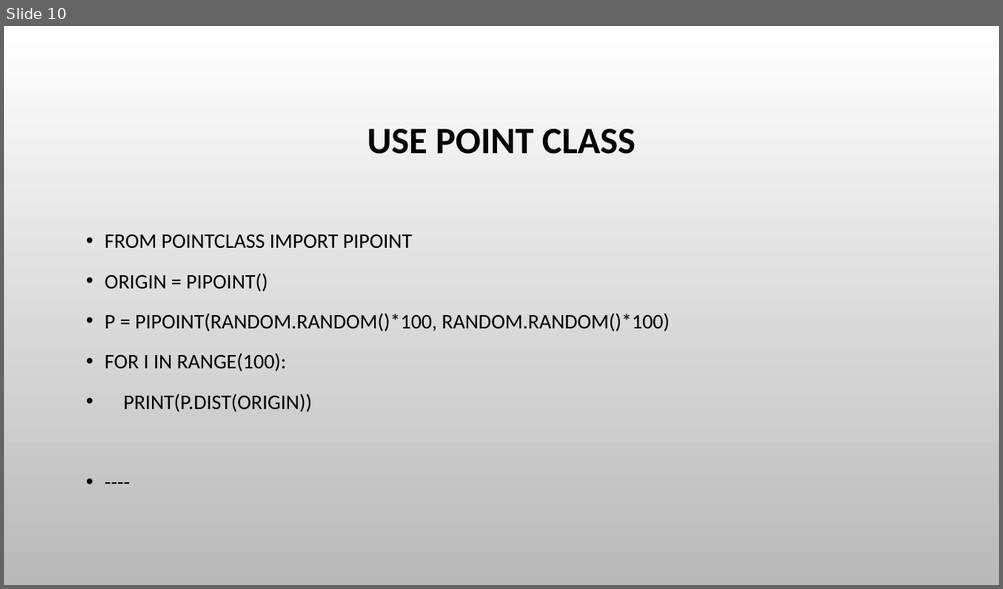
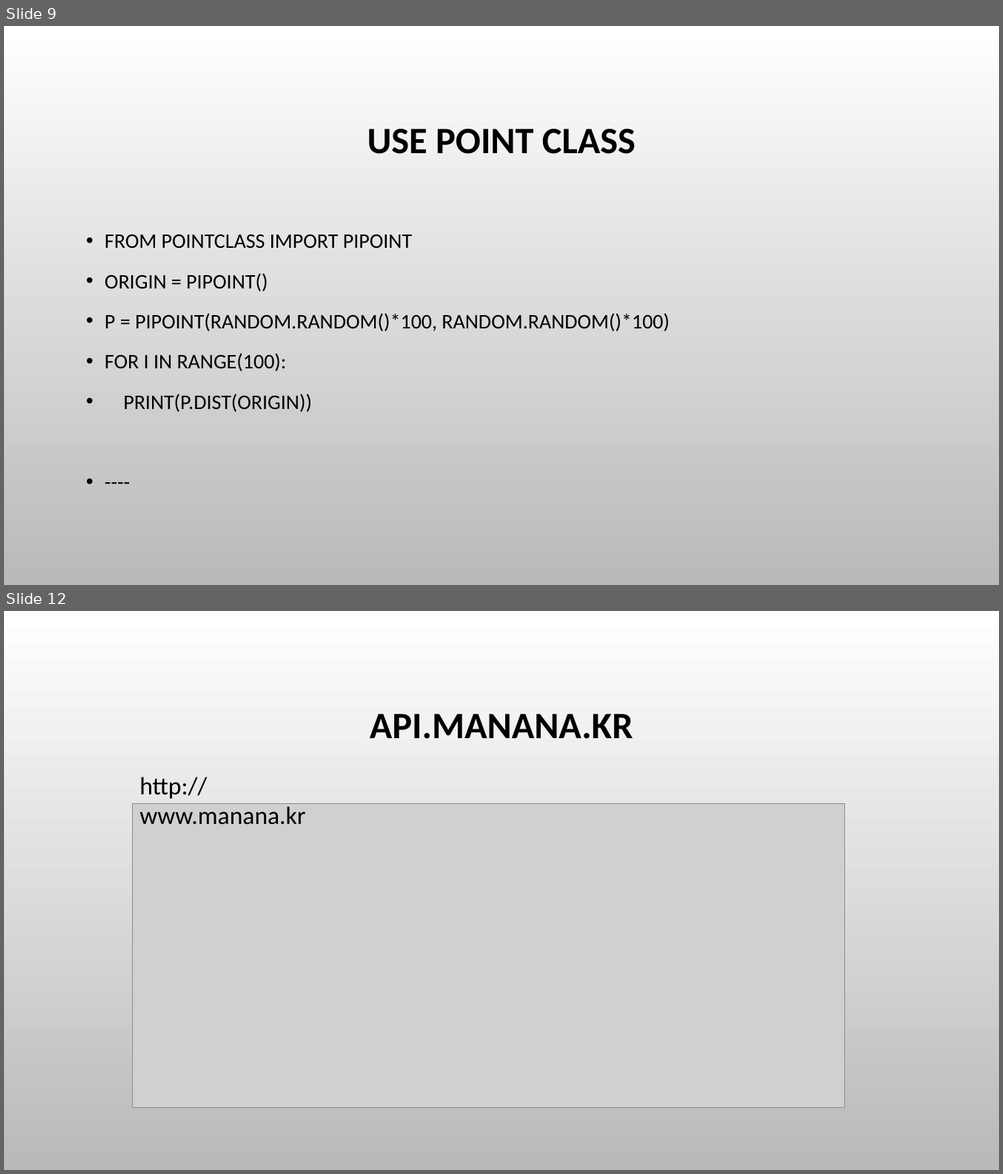
Before and after one commit to cute93/2020_sw_teacher, a slide deck: SW선도교원 연수.pptx. Shown one above the other, each under a label of ours: slide 10 before the commit, slides 9 and 12 after it; the slides between them are not shown. The pictures are 1003x589 and 1003x1174 pixels, drawn with LibreOffice and Linux fonts; fonts in the diff are those of the drawing; grey boxes stand for pictures; background and template pictures are left out. Boxes give left, top, right and bottom in pixels: in the first picture for what was removed or moved away, otherwise in the second. Text is boxed around its words. In the diff, an @@ line names an element or a change of style, - is before the commit and + after.

```diff
--- a/SW선도교원 연수.pptx
+++ b/SW선도교원 연수.pptx
@@ slide 12 added at (4,611,999,1170), background picture (left out) @@
@@ title added at (370,714,633,739), 36 pt, text #000000, bold @@
+API.MANANA.KR
@@ text added at (139,777,305,825), 24 pt, text #000000 @@
+http://www.manana.kr
@@ picture added at (132,804,845,1108) @@
@@ what was slide 10 is now slide 9 @@
```
Also in this commit, not shown: 4 other slides added, 2 slides removed, 4 other files.
